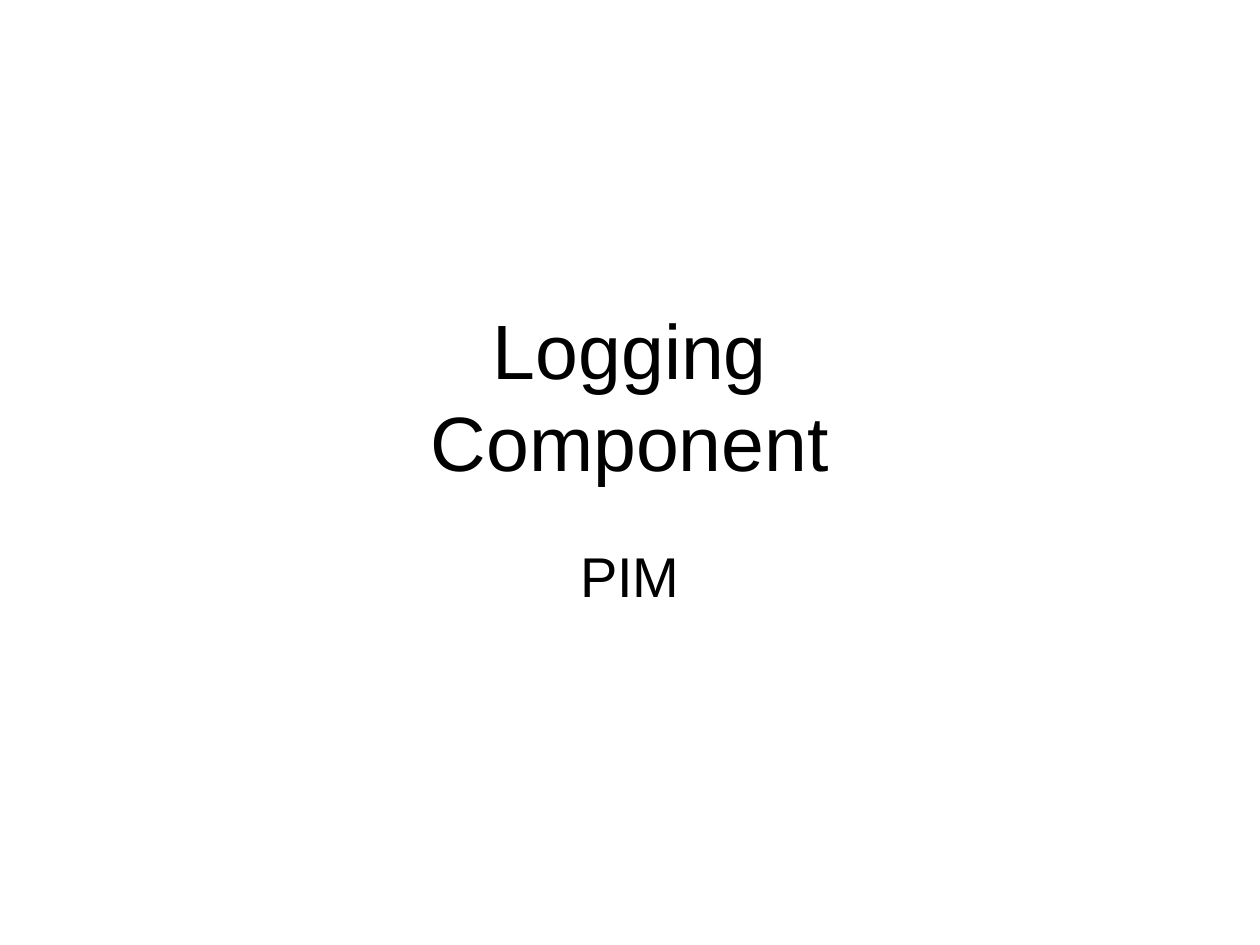
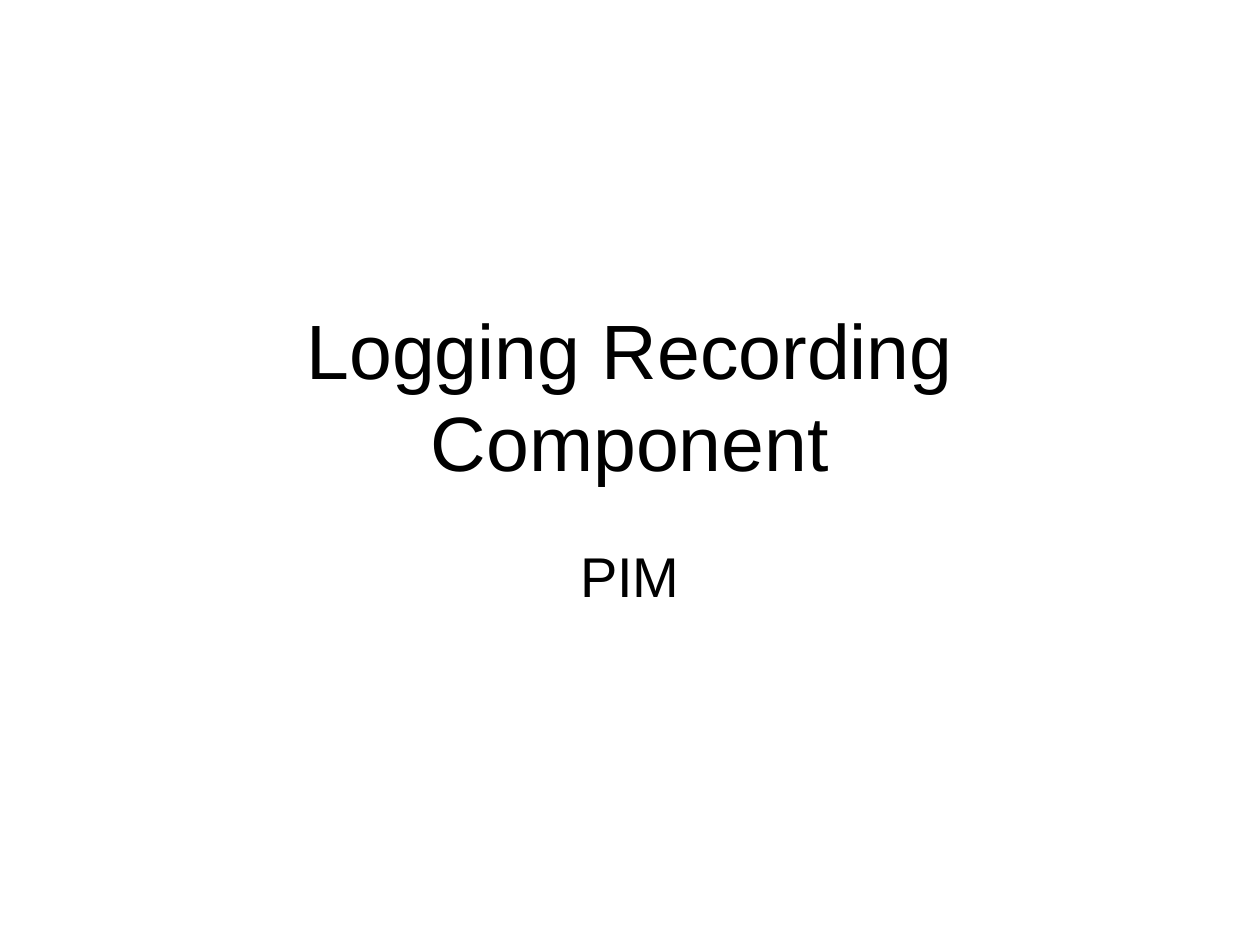
Before and after one commit to krishprince/rollerslam, a slide deck: slide 1 of docs/Logging/LoggingPIM.ppt. Drawn at 1260x945 pixels with LibreOffice and Linux fonts; fonts in the diff are those of the drawing. Boxes give left, top, right and bottom in pixels: in the first picture for what was removed or moved away, otherwise in the second. Text is boxed around its words. In the diff, an @@ line names an element or a change of style, - is before the commit and + after.

Commit message:
LogRecording BICT implementation and models.

```diff
--- a/docs/Logging/LoggingPIM.ppt
+++ b/docs/Logging/LoggingPIM.ppt
@@ title at (306, 323, 953, 486): text changed @@
-Logging
-Component
+Logging Recording
+Component
```
Also in this commit, not shown: 3 other slides changed, 5 slides added, 3 other files.
